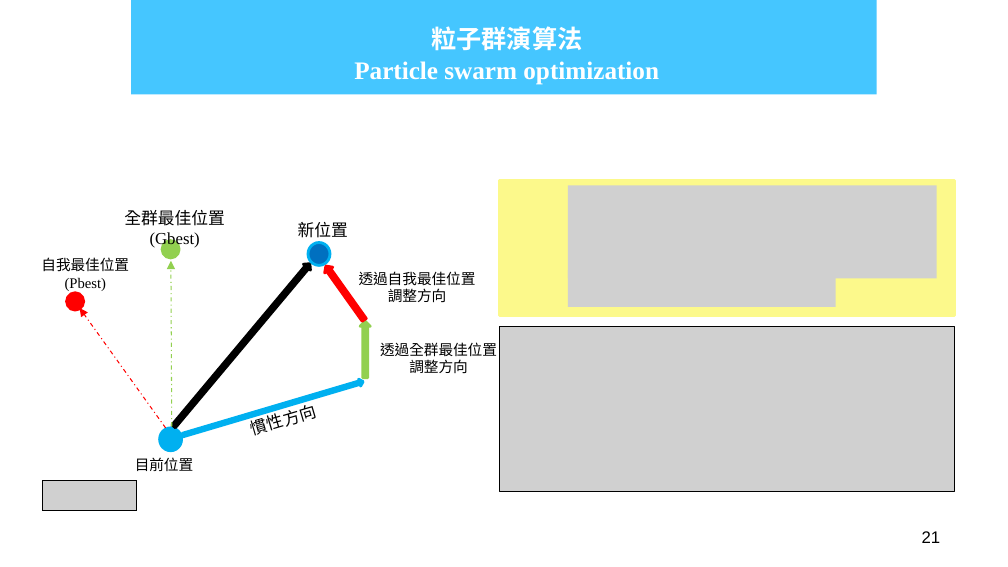
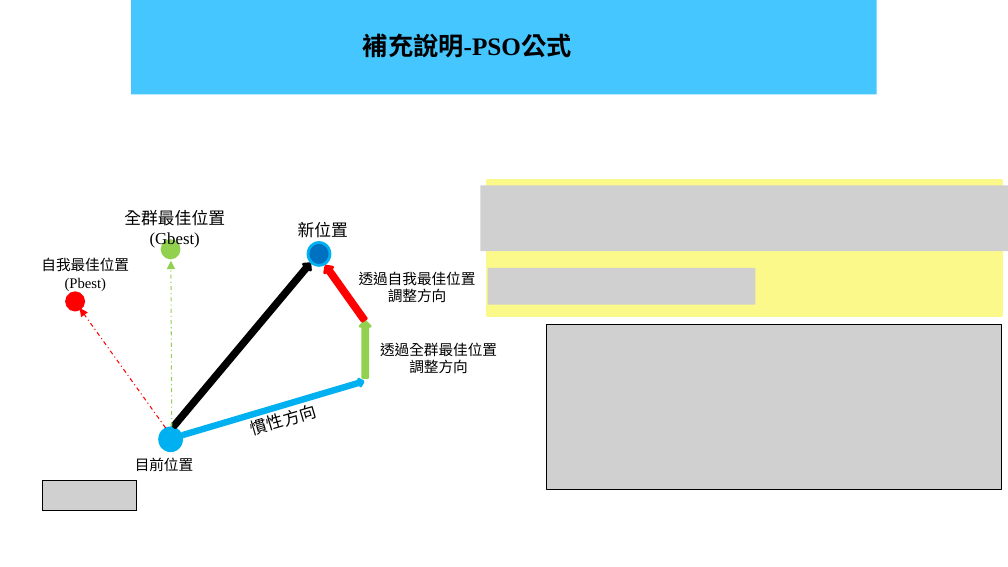
Before and after one commit to add11013/AI, a slide deck: slide 56 of Master Dissertation/碩士論文.pptx (slide 43 before the commit). Drawn at 1008x567 pixels with LibreOffice and Linux fonts; fonts in the diff are those of the drawing; grey boxes stand for pictures; background and template pictures are left out. Boxes give left, top, right and bottom in pixels: in the first picture for what was removed or moved away, otherwise in the second. Text is boxed around its words. In the diff, an @@ line names an element or a change of style, - is before the commit and + after.

```diff
--- a/Master Dissertation/碩士論文.pptx
+++ b/Master Dissertation/碩士論文.pptx
@@ title removed at (354,26,659,85) @@
-粒子群演算法
-Particle swarm optimization
@@ text added at (363,33,572,58), 18 pt, text #000000, bold @@
+補充說明-PSO公式
@@ picture: place and size @@
-picture at (568,185,936,278)
+picture at (481,185,1008,251)
@@ rectangle: place and size @@
-rectangle at (500,180,955,316)
+rectangle at (488,180,1002,316)
@@ picture: place and size @@
-picture at (568,270,836,307)
+picture at (488,268,756,305)
@@ picture: place and size @@
-picture at (500,327,955,492)
+picture at (546,325,1001,490)
@@ text removed at (922,531,941,543) @@
-21
```
Also in this commit, not shown: 17 other slides changed, 29 slides added, 7 other files.
